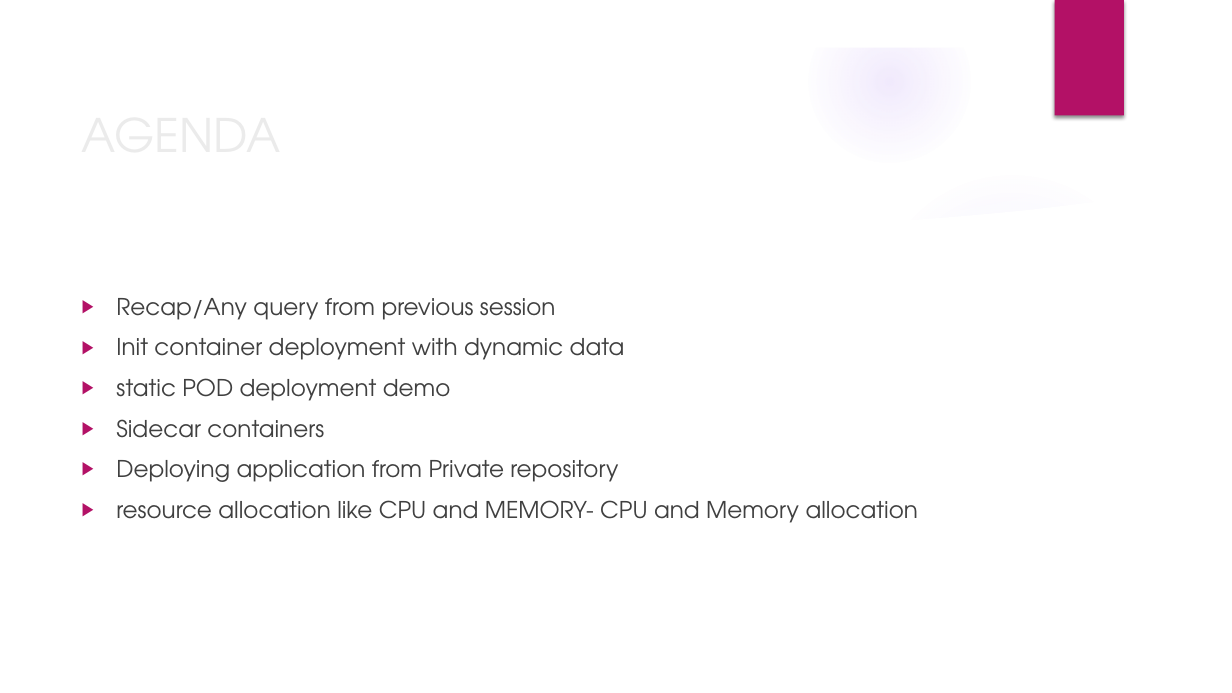
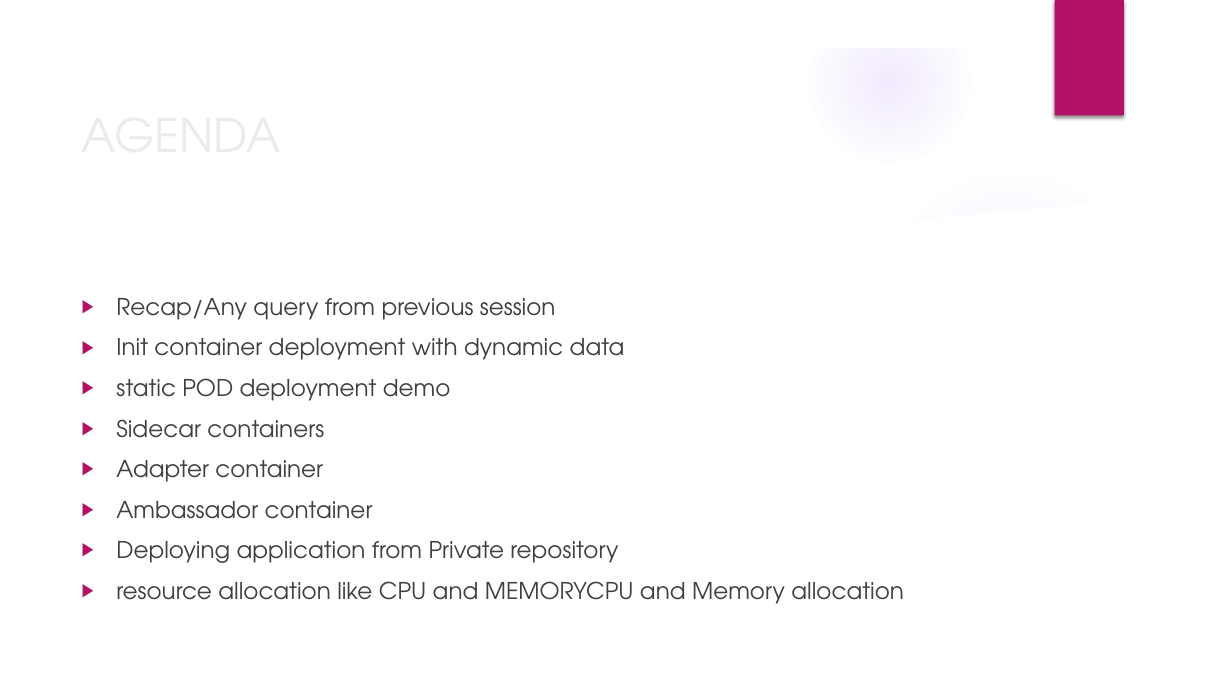
Before and after one commit to deepkumartraining/docker-k8s-April23, a slide deck: slide 2 of Day28/DockerAndKubernetes_Training-Day28.pptx. Drawn at 1232x693 pixels with LibreOffice and Linux fonts; fonts in the diff are those of the drawing; background and template pictures are left out. Boxes give left, top, right and bottom in pixels: in the first picture for what was removed or moved away, otherwise in the second. Text is boxed around its words. In the diff, an @@ line names an element or a change of style, - is before the commit and + after.

```diff
--- a/Day28/DockerAndKubernetes_Training-Day28.pptx
+++ b/Day28/DockerAndKubernetes_Training-Day28.pptx
@@ text at <box>116,460,373,519</box>: paragraphs added @@
+▶ Adapter container
+▶ Ambassador container
@@ text at <box>116,581,904,604</box>: text changed @@
-▶ resource allocation like CPU and MEMORY- CPU and Memory allocation
+▶ resource allocation like CPU and MEMORYCPU and Memory allocation
```
Also in this commit, not shown: 1 other slide changed, 2 other files.
